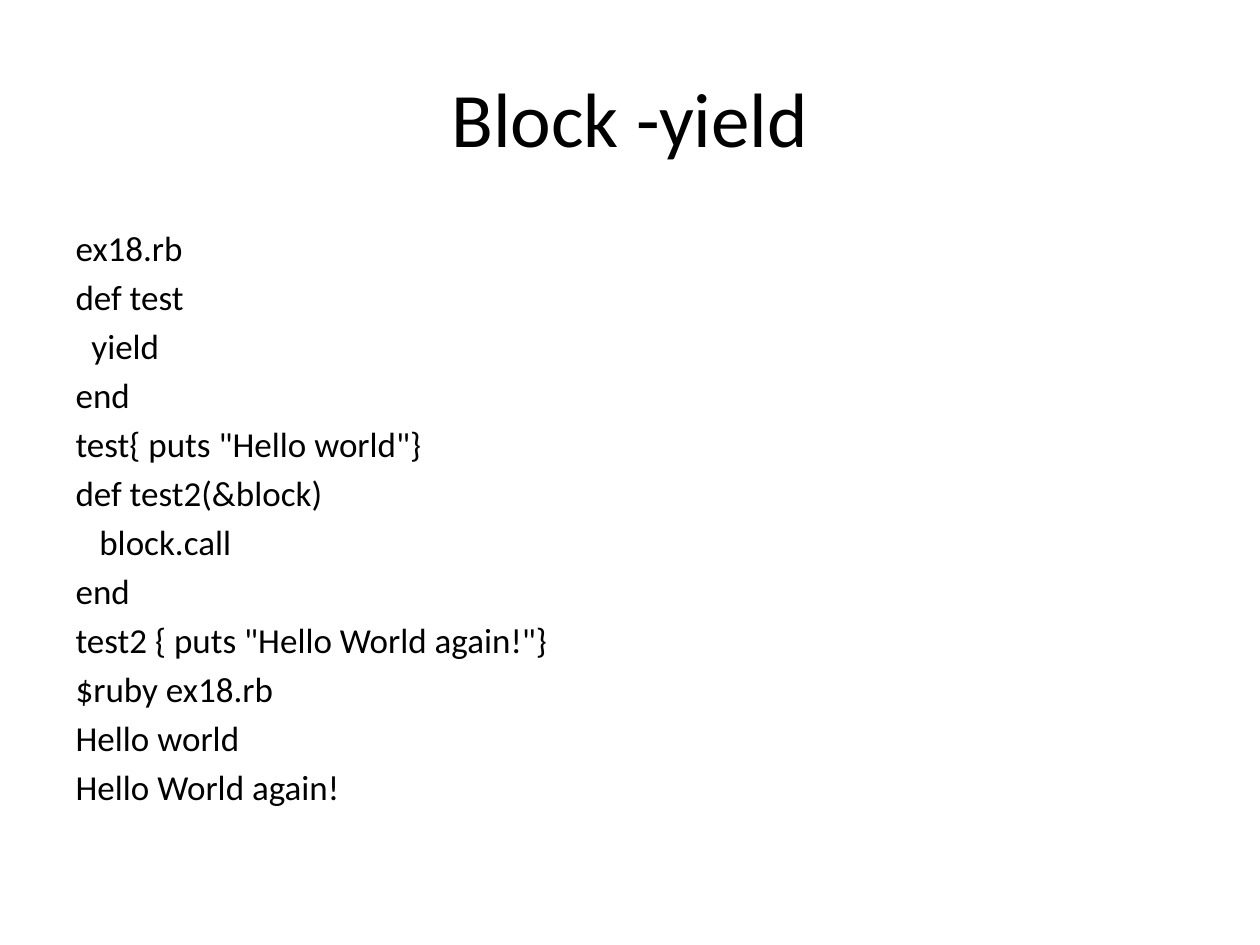
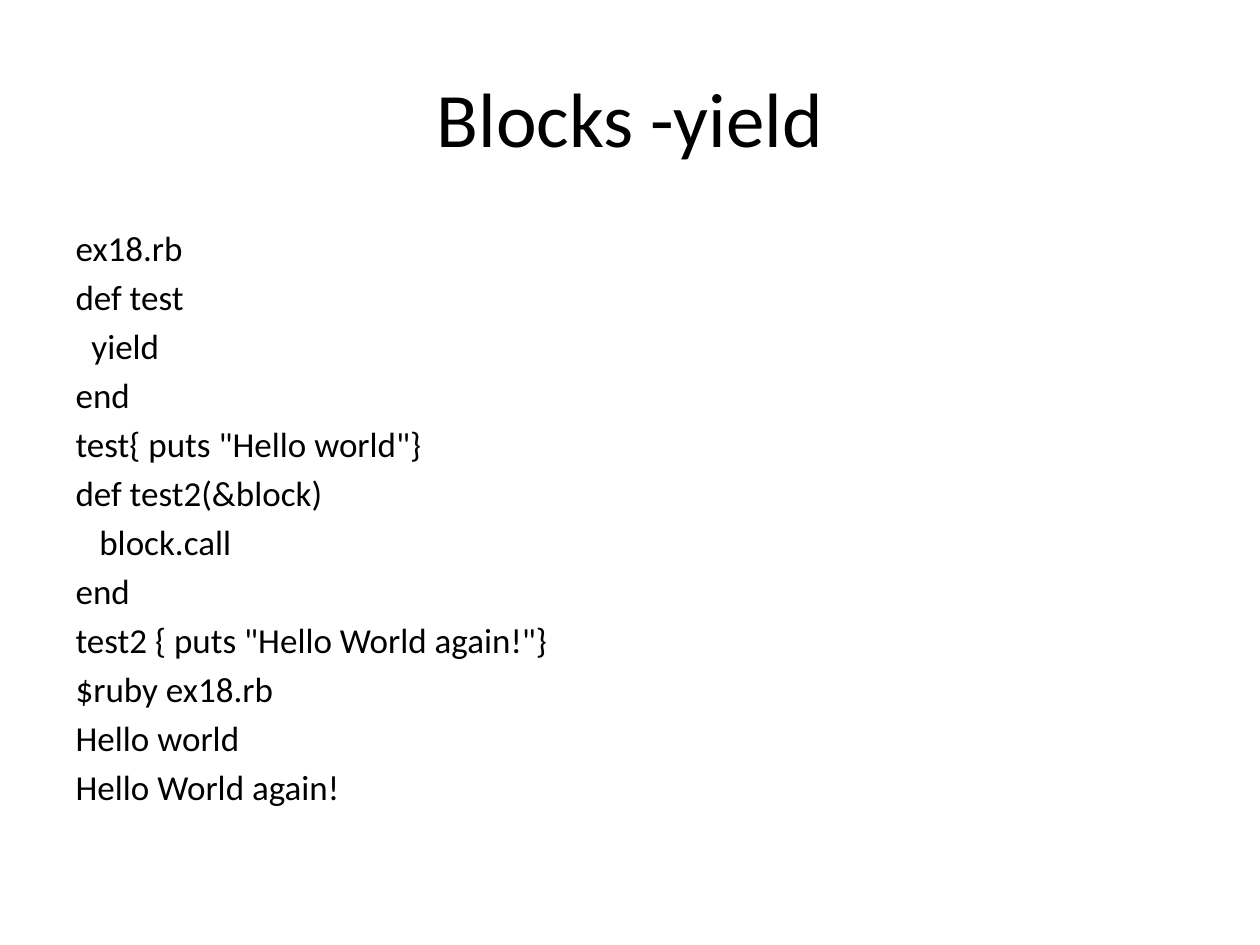
Before and after one commit to EmeraldCityProgrammingGroup/presentations-2014, a slide deck: slide 26 of RubyBasics.pptx. Drawn at 1260x945 pixels with LibreOffice and Linux fonts; fonts in the diff are those of the drawing. Boxes give left, top, right and bottom in pixels: in the first picture for what was removed or moved away, otherwise in the second. Text is boxed around its words. In the diff, an @@ line names an element or a change of style, - is before the commit and + after.

```diff
--- a/RubyBasics.pptx
+++ b/RubyBasics.pptx
@@ title at (437, 93, 823, 160): text changed @@
-Block -yield
+Blocks -yield
```
Also in this commit, not shown: 14 other slides changed, 2 slides added.
